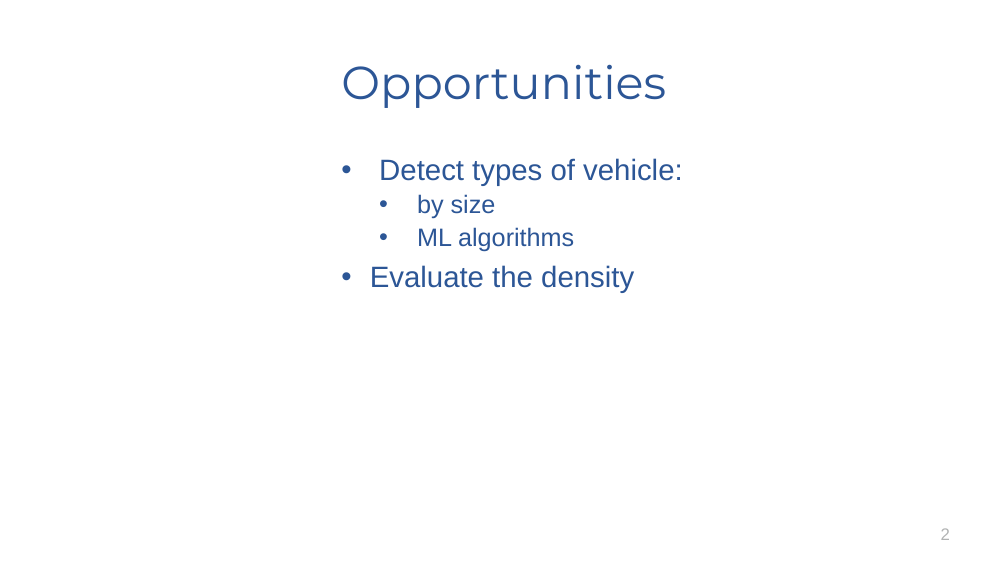
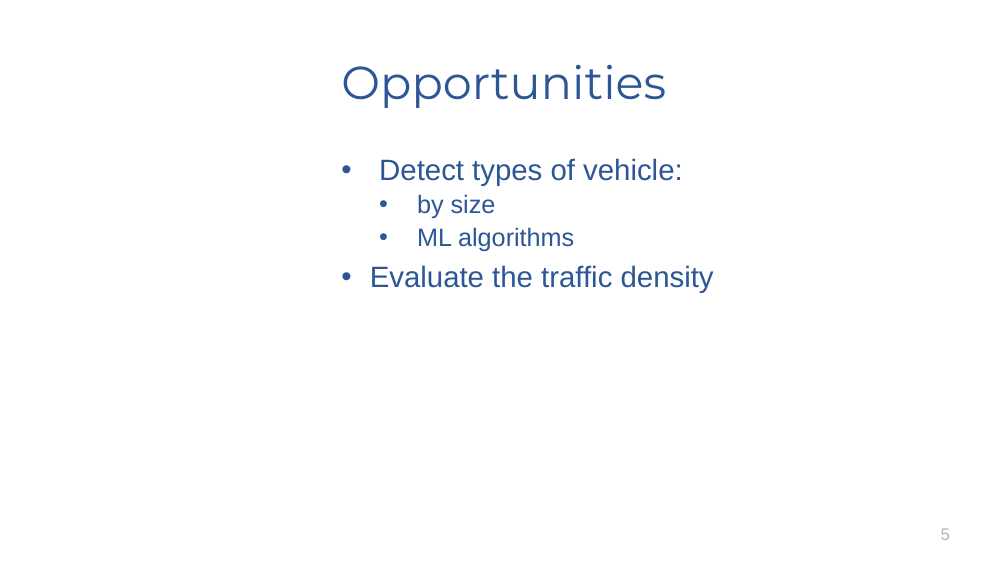
Before and after one commit to wuxuejun0280/ITS_Traffic_Detection, a slide deck: slide 5 of Introduction (1).pptx (slide 2 before the commit). Drawn at 1008x567 pixels with LibreOffice and Linux fonts; fonts in the diff are those of the drawing; background and template pictures are left out. Boxes give left, top, right and bottom in pixels: in the first picture for what was removed or moved away, otherwise in the second. Text is boxed around its words. In the diff, an @@ line names an element or a change of style, - is before the commit and + after.

```diff
--- a/Introduction (1).pptx
+++ b/Introduction (1).pptx
@@ text at <box>370,265,714,293</box>: text changed @@
-• Evaluate the density
+• Evaluate the traffic density
@@ page number at <box>941,528,950,540</box>: text changed @@
-2
+5
```
Also in this commit, not shown: 1 other slide changed, 3 slides added.
